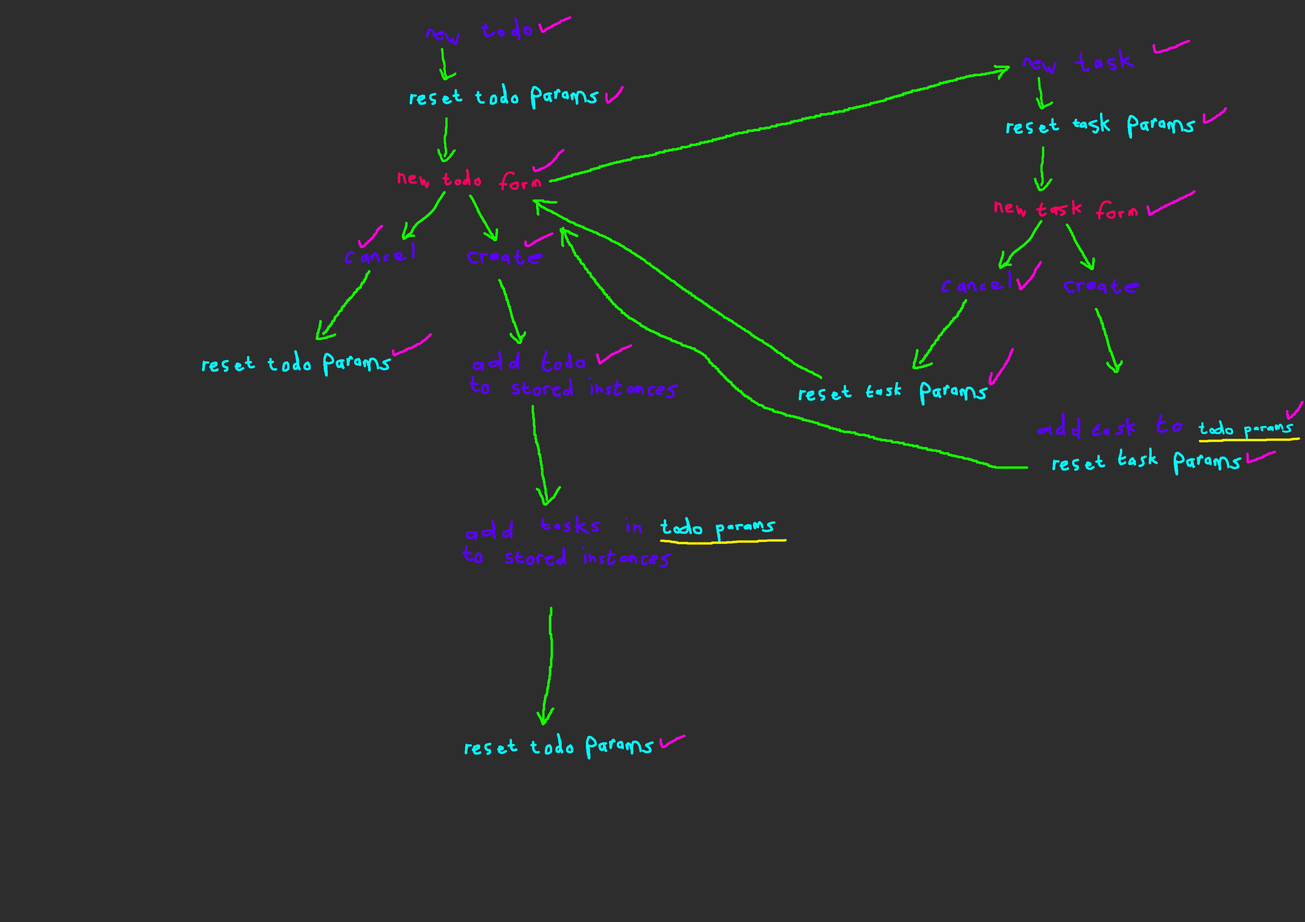
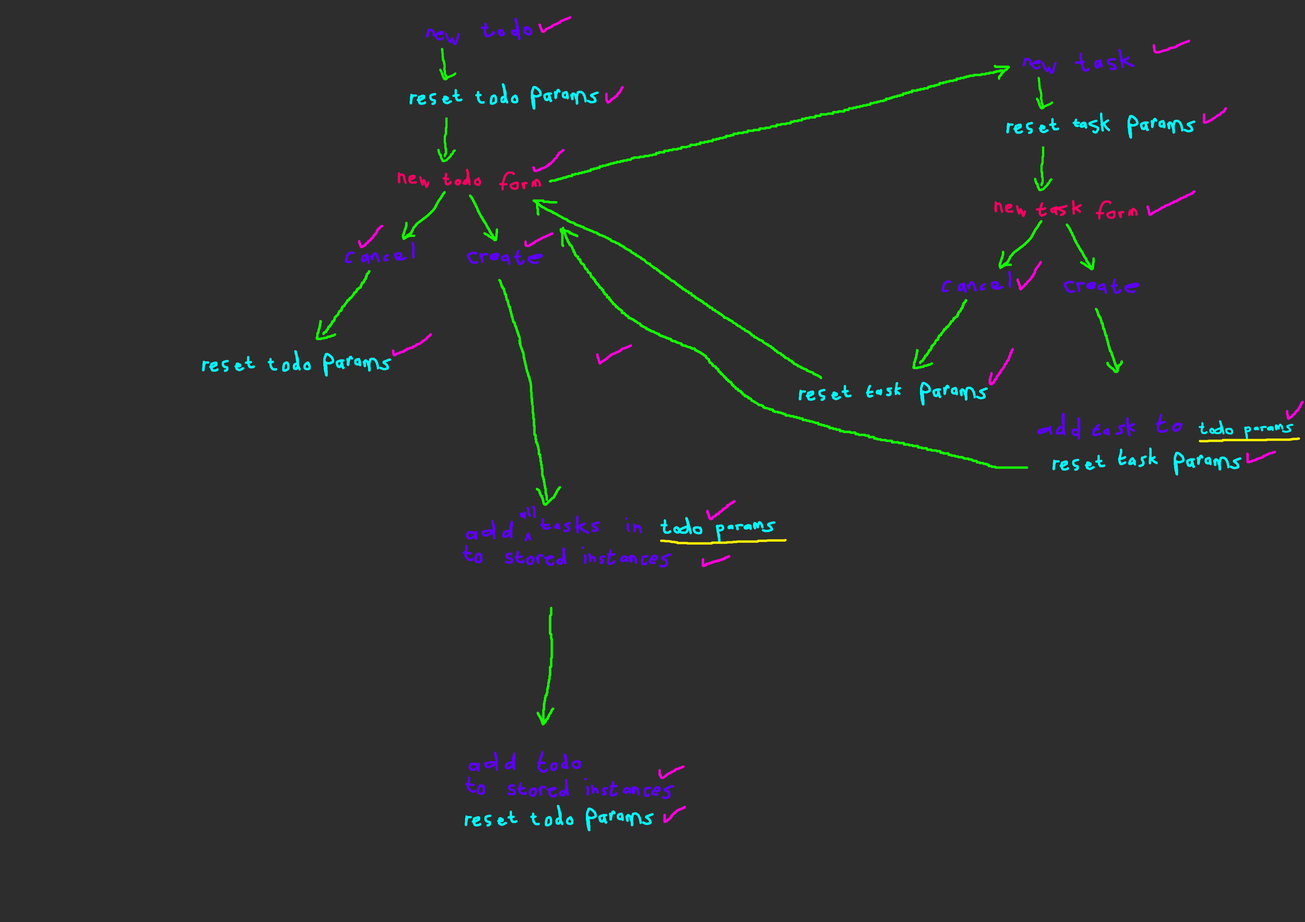
Layers edited between the first and the second 1305px x 922px image:
painted on "Paint Layer 2" over [464, 331, 736, 832]
painted on "Paint Layer 1" over [464, 331, 736, 832]
